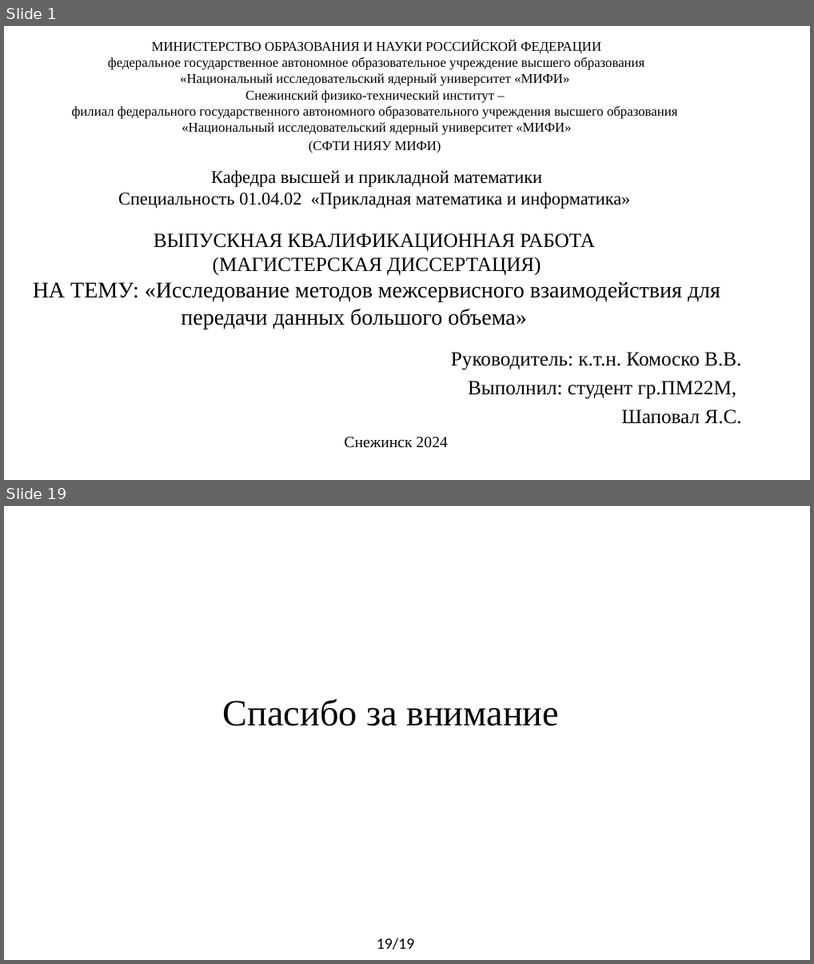
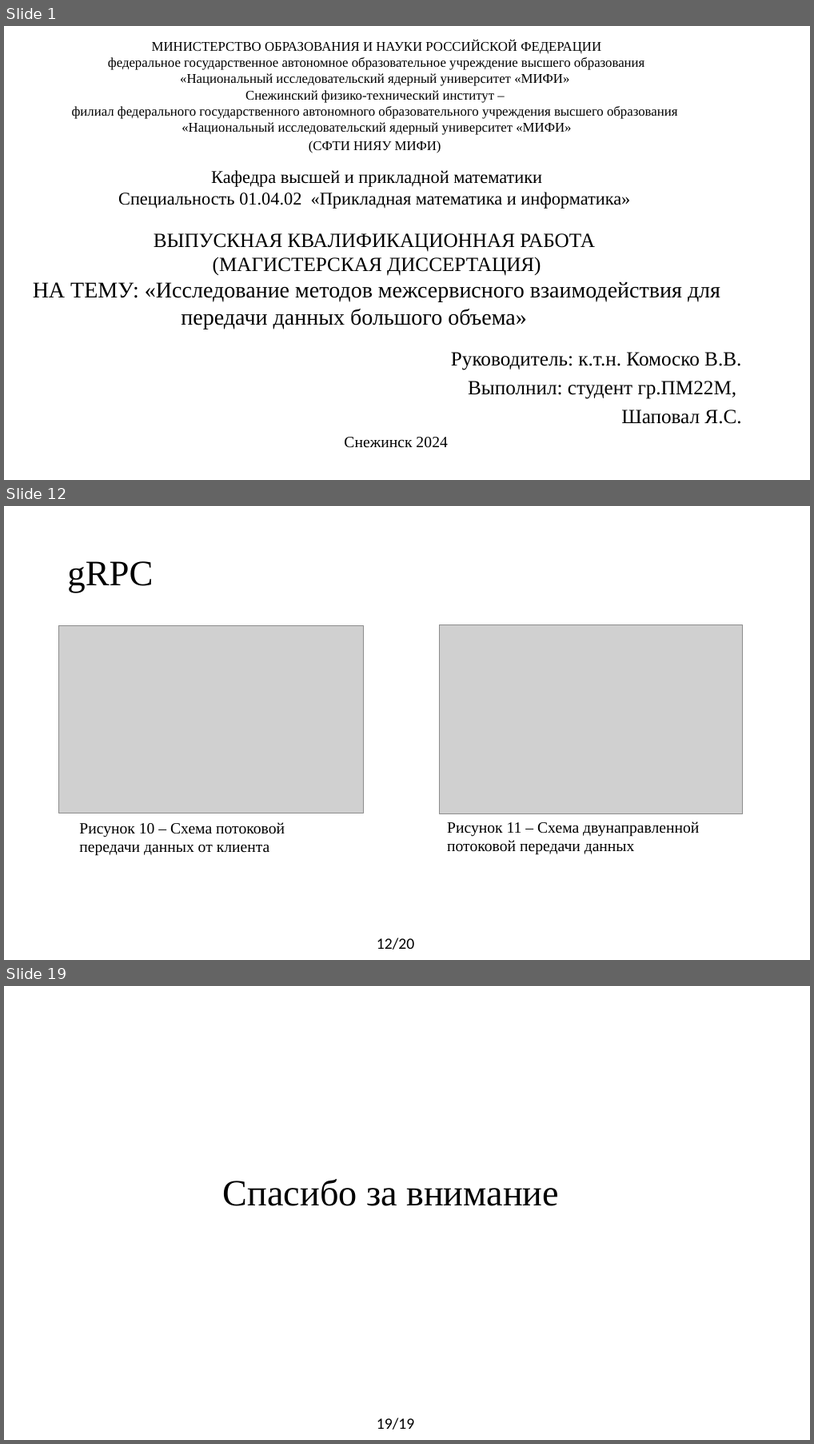
Before and after one commit to yaroslavshap/Http1_Http2_speed, a slide deck: documents/Презентация_Шаповал.pptx. Shown one above the other, each under a label of ours: slides 1 and 19 before the commit, slides 1, 12 and 19 after it; the slides between them are not shown. The pictures are 814x964 and 814x1444 pixels, drawn with LibreOffice and Linux fonts; fonts in the diff are those of the drawing; grey boxes stand for pictures. Boxes give left, top, right and bottom in pixels: in the first picture for what was removed or moved away, otherwise in the second. Text is boxed around its words. In the diff, an @@ line names an element or a change of style, - is before the commit and + after.

```diff
--- a/documents/Презентация_Шаповал.pptx
+++ b/documents/Презентация_Шаповал.pptx
@@ slide 12 added at bbox=[4, 506, 810, 960], background #FFFFFF @@
@@ title added at bbox=[67, 561, 153, 593], 32 pt, text #000000 @@
+gRPC
@@ picture added at bbox=[59, 625, 364, 812] @@
@@ picture added at bbox=[439, 624, 742, 813] @@
@@ text added at bbox=[79, 822, 285, 856], 14 pt, text #000000 @@
+Рисунок 10 – Схема потоковой передачи данных от клиента
@@ text added at bbox=[447, 821, 699, 855], 14 pt, text #000000 @@
+Рисунок 11 – Схема двунаправленной потоковой передачи данных
@@ text added at bbox=[377, 937, 414, 949], 14 pt, text #000000 @@
+12/20
```
Also in this commit, not shown: 11 slides changed, 5 other slides added, 6 slides removed, 1 other file.
